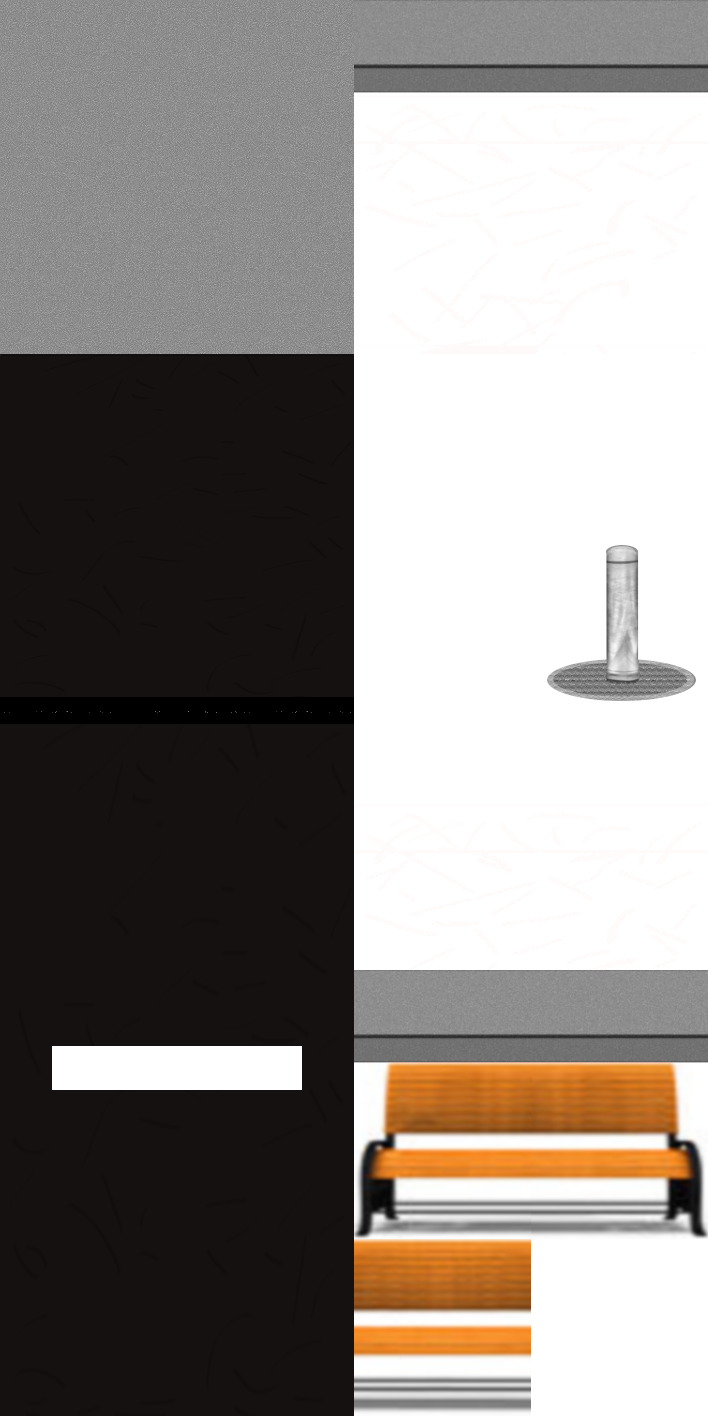
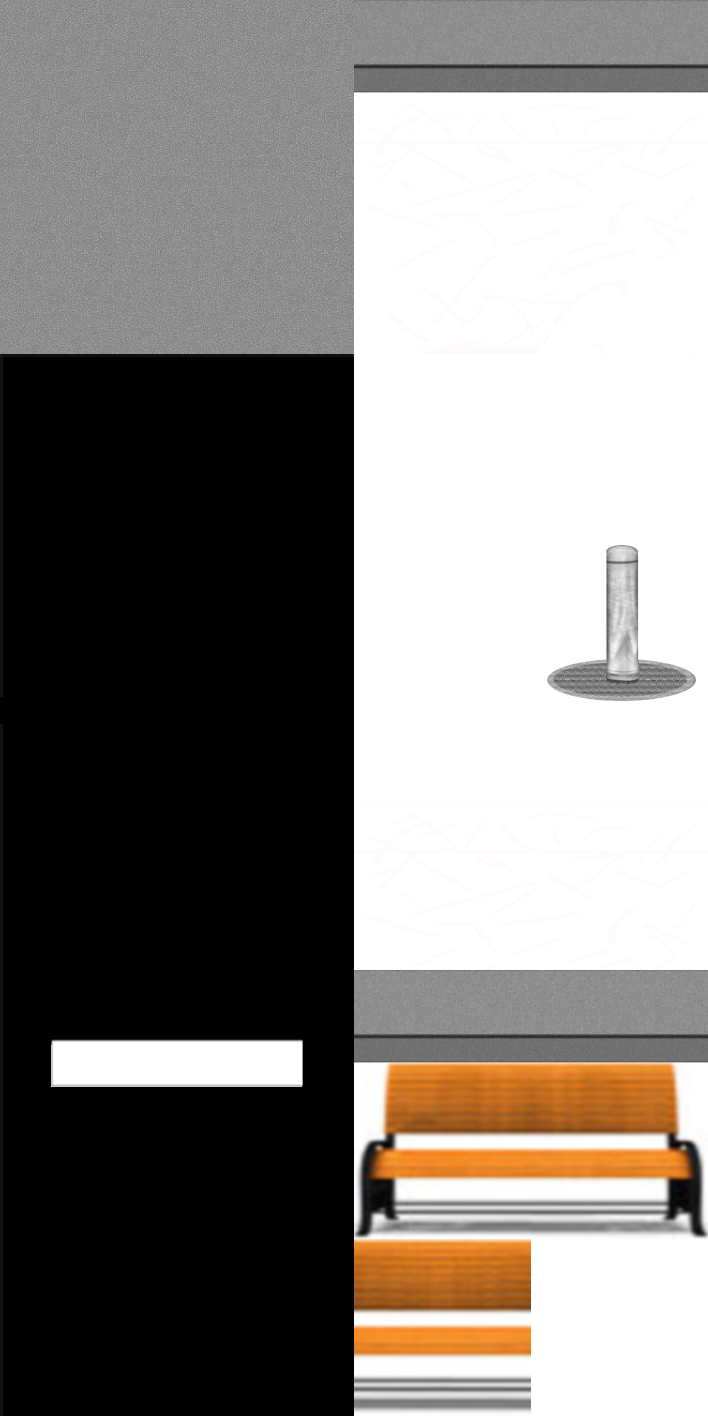
The second w=708, h=1416 image is a revision of the first. Changes to its layers:
painted on "road_tiles.svg" over (3, 357, 354, 1416)
